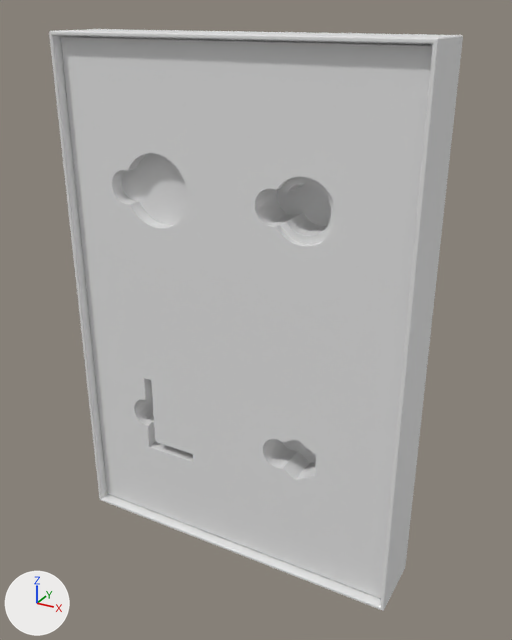
The OBJ model assets/props/foam_kit_tray/body.obj, before and after one commit.
Before and after are seen from a 50 mm camera at (0.234, -0.427, 0.203) aimed at (0.01, -0.02, 0.0). The axes (+X, +Y, +Z) are drawn at lower left. The lights are the same throughout. The older version comes first. Where no turn or scale is listed for an object, it has been applied to the vertices.

Objects in the first picture: 'body_export'.
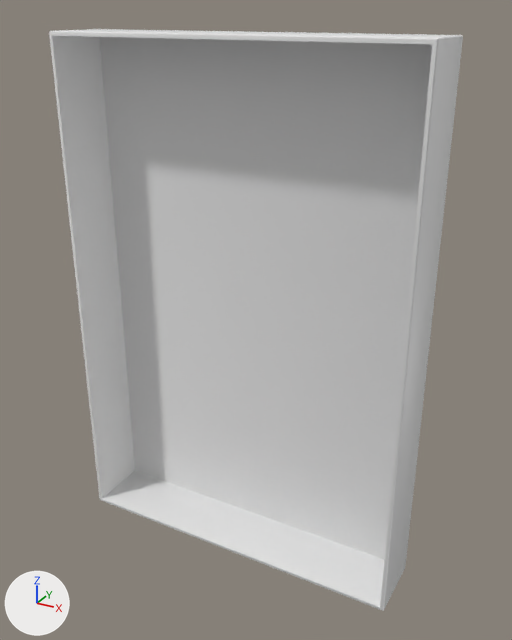
Pixel boxes (x1, y1, x2, y2) of what changed, in the pictures (512 x 640 px; the box of a moved part takes in the faces that stretch with it):
part 1 of me_body_export, deleted: before (61, 36, 433, 598)
part 2 of me_body_export, moved or reshaped: (49, 32, 439, 610) in both

What the commit changed:
me_body_export is used by ob_body_export; location (0.0, 0.0, 0.0).
me_body_export had 4191 vertices, 8374 faces and spanned x -0.13..0.13, y -0.05..0.0, z -0.19..0.19.
me_body_export now has 162 vertices, 320 faces and spans x -0.13..0.13, y -0.05..0.0, z -0.19..0.19.
me_body_export part 1: the loose piece of 3999 vertices spanning x -0.126..0.126, y -0.043..-0.003, z -0.186..0.186 is deleted.
Part 2, on me_body_export:
76 vertices are removed from x -0.128..0.128, y -0.05..-0.003, z -0.188..0.188.
250 faces are deleted.
46 vertices are added at x -0.127..0.127, y -0.05..-0.003, z -0.187..0.187.
190 new faces join them.
